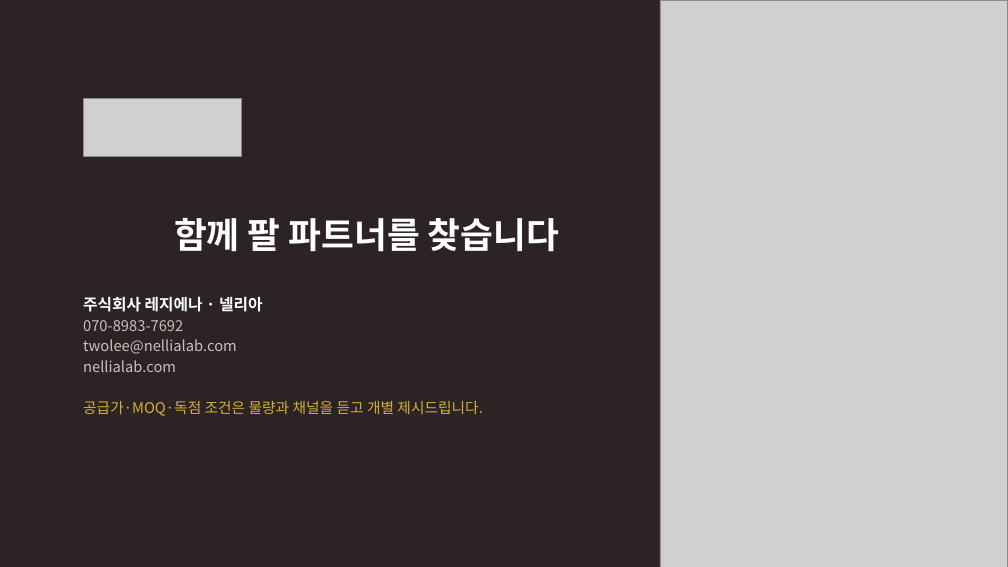
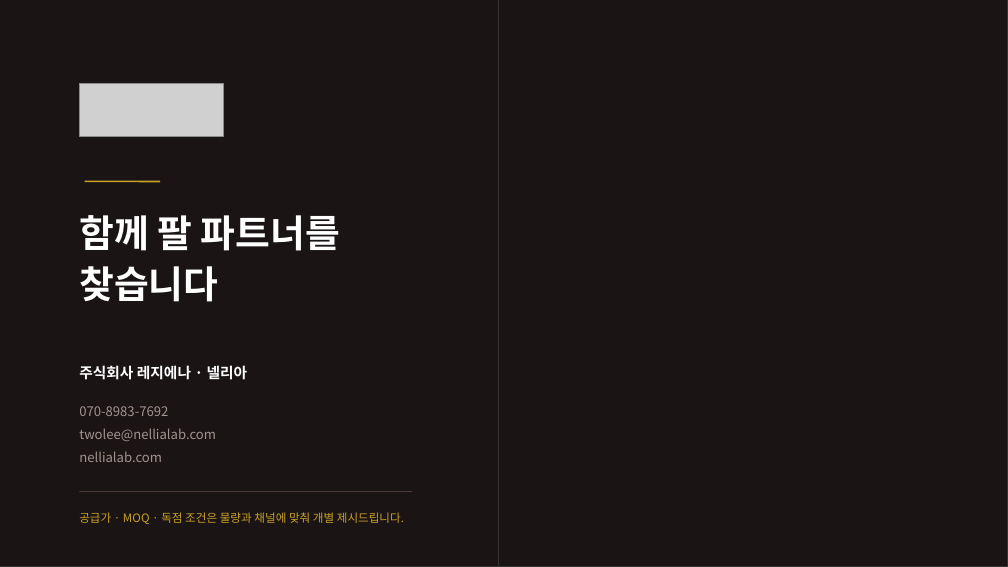
Before and after one commit to wqmn1212/nellia-order-hub, a slide deck: slide 14 of docs/넬리아_제품소개서_유통사용.pptx (slide 13 before the commit). Drawn at 1008x567 pixels with LibreOffice and Linux fonts; fonts in the diff are those of the drawing; grey boxes stand for pictures; background and template pictures are left out. Boxes give left, top, right and bottom in pixels: in the first picture for what was removed or moved away, otherwise in the second. Text is boxed around its words. In the diff, an @@ line names an element or a change of style, - is before the commit and + after.

```diff
--- a/docs/넬리아_제품소개서_유통사용.pptx
+++ b/docs/넬리아_제품소개서_유통사용.pptx
@@ background #2C2424 to picture (left out) @@
@@ rectangle added at (0, 0, 1008, 567), fill #1A1415 at 48% opacity, outline #333333 1 pt @@
@@ rectangle added at (0, 0, 499, 567), fill #1A1415, outline #333333 1 pt @@
@@ picture removed at (660, 0, 1008, 567) @@
@@ picture: place and size @@
-picture at (83, 98, 242, 157)
+picture at (79, 83, 223, 136)
@@ text "함께 팔 파트너를" at (79, 215, 340, 302): vertical alignment middle to top @@
@@ line added from (85, 181) to (160, 181), #C9A227 1.5 pt @@
@@ text at (79, 215, 340, 302): text changed; size 34 to 36 pt @@
-함께 팔 파트너를 찾습니다
+함께 팔 파트너를
+찾습니다
@@ text removed at (83, 296, 483, 416) @@
-주식회사 레지에나 · 넬리아
-070-8983-7692
-twolee@nellialab.com
-nellialab.com
-공급가·MOQ·독점 조건은 물량과 채널을 듣고 개별 제시드립니다.
@@ text added at (79, 365, 248, 380), 14 pt, text #FFFFFF, bold @@
+주식회사 레지에나 · 넬리아
@@ text added at (79, 406, 216, 462), 12.5 pt, text #A3938F @@
+070-8983-7692
+twolee@nellialab.com
+nellialab.com
@@ line added from (79, 492) to (412, 492), #4A3B38 0.75 pt @@
@@ text added at (79, 512, 404, 524), 11 pt, text #C9A227 @@
+공급가 · MOQ · 독점 조건은 물량과 채널에 맞춰 개별 제시드립니다.
```
Also in this commit, not shown: 11 other slides changed, 2 slides added, 1 slide removed, 1 other file.
